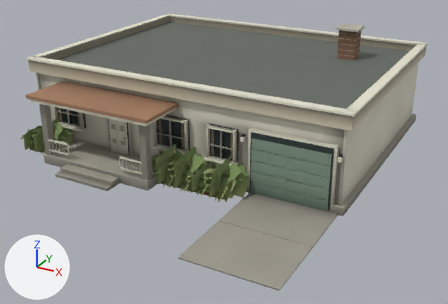
Two versions of the Blender file assets/source/house-2.blend, one commit apart.
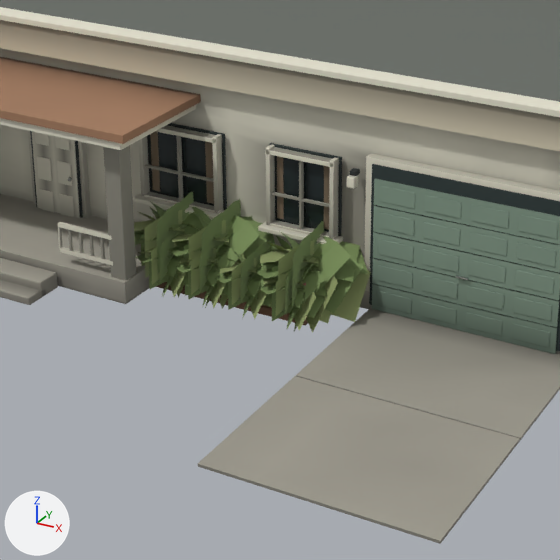
The first picture shows the older version from a 50 mm camera at (14.6, -27.7, 12.4) aimed at (1.2, -3.4, 0.3). The close-ups show the older and then the newer version on the part from 21% to 74% of the width and 21% to 98% of the height of that picture. Only the edits that show in the close-ups are written down. The lights are fixed; the arrows at lower left show +X, +Y and +Z.

The first close-up shows 'concrete', 'foliage', 'foliage-light', 'ivory', 'sage', 'shingle', 'stucco', 'terracotta', 'window-glazing', 'window-interior', 'wood' and 2 more.
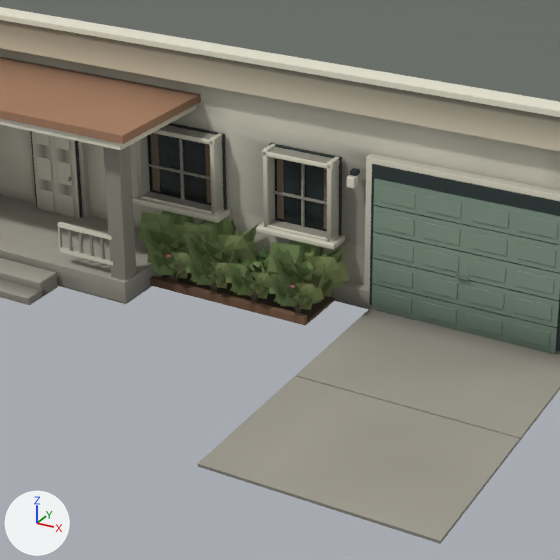
What differs and where, as boxes (x1, y1, x2, y2) in the close-ups (560 x 560 px; the box of a moved part takes in the faces that stretch with it):
'foliage', reshaped: before (134, 192, 368, 331); after (138, 210, 347, 307)
'foliage-light', reshaped: before (134, 210, 371, 333); after (169, 224, 349, 310)
part 1 of me_cube_760, moved or reshaped: before (139, 125, 339, 240); after (136, 125, 340, 242)
part 2 of me_leaf_card_shrub_480, deleted: before (141, 210, 331, 330)
part 3 of me_leaf_card_shrub_480, cut back: before (134, 211, 371, 333); after (169, 224, 349, 310)
part 4 of me_leaf_card_shrub_481, rebuilt (not visible before): after (151, 231, 185, 252)
part 5 of me_leaf_card_shrub_481, rebuilt: before (170, 222, 190, 242); after (158, 237, 181, 255)
part 6 of me_leaf_card_shrub_481, deleted (green): before (134, 192, 368, 331)
part 7 of me_leaf_card_shrub_481, cut back: before (134, 201, 211, 296); after (138, 210, 347, 307)

The edits, one by one:
me_cube_760 has 5142 vertices, 4980 faces and spans x -8.4..8.3, y -8.4..6.3, z -1.9..2.5.
me_cube_760 is used by ob_ivory; location (0.0, 0.0, 1.95).
me_cube_760 part 1: 224 of the vertices in x -0.9..3.3, y -6.3, z -0.7..0.8 are moved by (0.0, -0.1, 0.0).
me_leaf_card_shrub_480 is used by ob_foliage_light; location (0.0, 0.0, 0.0).
me_leaf_card_shrub_480 had 480 vertices, 160 faces and spanned x -8.19..4.1, y -7.8..-5.9, z -0.05..1.43.
me_leaf_card_shrub_480 now has 540 vertices, 240 faces and spans x -7.48..3.9, y -7.58..-6.34, z 0.25..1.41.
me_leaf_card_shrub_480 part 2: 42 loose pieces with 252 vertices, spanning x -7.6..3.76, y -7.8..-6.62, z 0.07..1.43, are deleted.
me_leaf_card_shrub_480 part 3: 138 vertices removed from x -0.77..4.1, y -7.65..-5.9, z -0.05..1.43; 378 vertices added at x 0.29..3.9, y -7.58..-6.34, z 0.25..1.41.
Other edits to the shape of me_leaf_card_shrub_480 do not show in these pictures.
me_leaf_card_shrub_481 is used by ob_foliage; location (0.0, 0.0, 0.0).
me_leaf_card_shrub_481 had 960 vertices, 320 faces and spanned x -8.19..4.1, y -7.91..-5.73, z -0.01..1.62.
me_leaf_card_shrub_481 now has 1620 vertices, 720 faces and spans x -8.0..3.61, y -7.72..-6.0, z 0.25..1.35.
me_leaf_card_shrub_481 part 4: the loose piece of 6 vertices spanning x -0.05..0.82, y -7.55..-6.69, z 0.58..1.08 is rebuilt with 9 vertices and now spans x -0.09..0.66, y -7.38..-6.96, z 0.61..1.23.
me_leaf_card_shrub_481 part 5: the loose piece of 6 vertices spanning x -0.01..0.53, y -7.42..-6.35, z 0.21..1.19 is rebuilt with 9 vertices and now spans x 0.06..0.5, y -7.33..-6.79, z 0.42..1.07.
me_leaf_card_shrub_481 part 6: 120 loose pieces with 720 vertices, spanning x -8.19..4.1, y -7.91..-5.73, z -0.01..1.62, are deleted.
me_leaf_card_shrub_481 part 7: 72 vertices removed from x -0.57..1.11, y -7.77..-5.99, z 0.09..1.43; 1116 vertices added at x -0.5..3.61, y -7.72..-6.0, z 0.25..1.35.
Other edits to the shape of me_leaf_card_shrub_481 do not show in these pictures.
